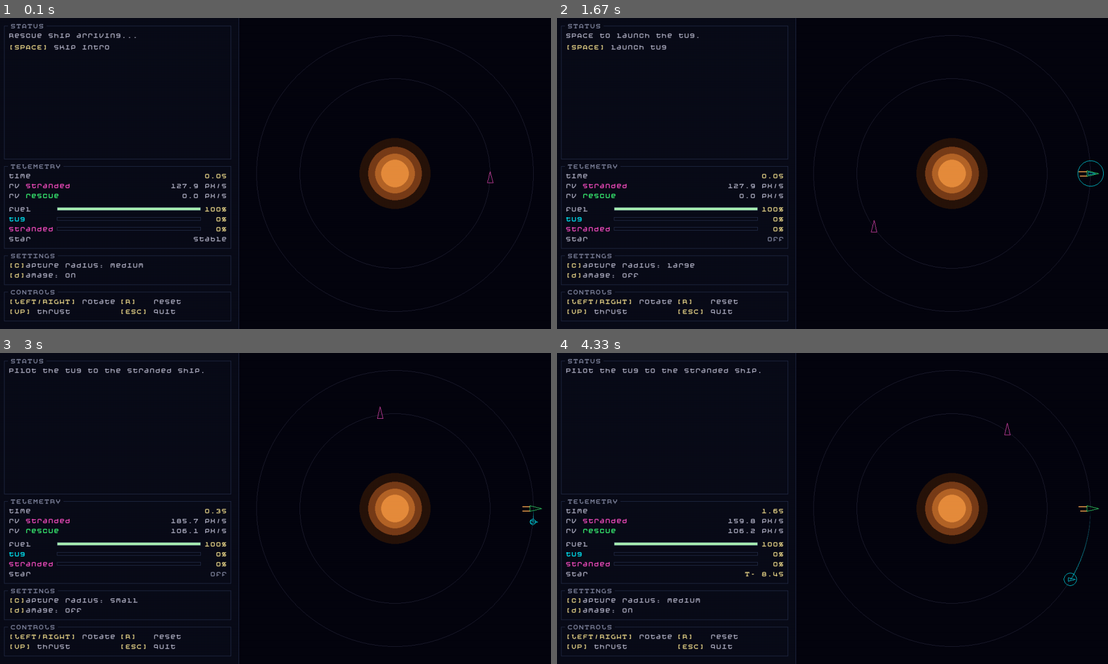
Above: before the commit, frames 1-4 (two rows, left to right).
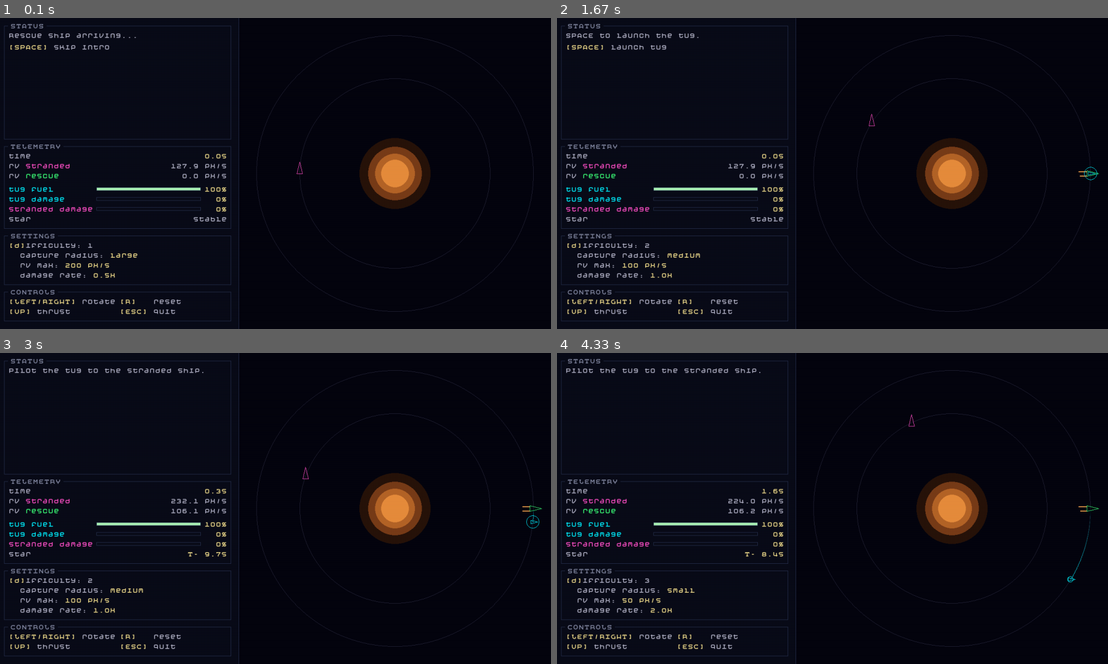
Above: after the commit, the same moments.

Repository: galtay/pygame-library
Game: pygame game, started from games/orbital_rescue/main.py
Two runs of this game, one before a commit and one after it. Both use one fixed random seed, a clock stepped at 60 frames per second and the inputs below.
Inputs:
- Up to frame 1 (0.1 s): no input
- Up to frame 2 (1.67 s): tap D at 0.33 s; hold R 0.67-1.2 s; hold C from 1.23 s (still down)
- Up to frame 3 (3 s): release C at 1.77 s; hold C 1.8-2.33 s; tap R at 2.37 s; tap Space at 2.7 s
- Up to frame 4 (4.33 s): tap C at 3.03 s; tap D at 3.37 s

The runs differ from the first frame. In frame 1, 3.0% of the frame differs, in the area x 0-90%, y 38-84%; in frame 2, 3.0%; in frame 3, 3.0%; in frame 4, 3.1%, in the area x 0-95%, y 19-84%.

Commit message:
Score by mission time, scaled-difficulty damage, cleaner labels
Score is now the mission time itself — fastest run wins. The rescue
report opens with `score: <time>` in green; the redundant "mission
time" line and the prior 0–1000 resource-average formula are gone.

Damage on/off is replaced by a per-difficulty rate multiplier
(0.5×/1.0×/2.0×) that scales TUG_DAMAGE_RATE and STRANDED_DAMAGE_RATE
together. Flares always fire after the instability delay; only the
rate varies. The [d] key now cycles a single difficulty preset that
combines capture radius, rv-max threshold, and damage rate; [c] and
[v] keys are gone. Default starts at level 1 (most forgiving).

Other refinements: stranded ship spawns at a fixed angle (opposite
the rescue ship) so per-mission timing comparisons are meaningful;
Shift+R hard-resets back through the arrival animation and briefing
(undocumented debug key); telemetry meter labels read "tug fuel",
"tug damage", "stranded damage"; rescue report adds fuel-used and
per-ship damage taken; solar-flare field is now a deeper red and
slightly more transparent so orbit guides remain readable.

Co-Authored-By: Claude Opus 4.7 (1M context) <noreply@anthropic.com>

Diff:
--- a/games/orbital_rescue/constants.py
+++ b/games/orbital_rescue/constants.py
@@ -80,6 +80,9 @@
                                      # game-driven docking and returning
                                      # animations (DOCKED, RETURNING)
 STRANDED_FACING = -math.pi / 2       # disabled vessel — fixed pointing "up"
+# Stranded ship starts opposite the rescue ship every mission so timing/score
+# comparisons across attempts are meaningful.
+STRANDED_START_ANGLE = math.pi
 
 CAPTURE_RADII: dict[str, float] = {
     "small": 7.0,
@@ -87,6 +90,26 @@
     "large": 30.0,
 }
 CAPTURE_CYCLE: tuple[str, ...] = ("small", "medium", "large")
+
+# Maximum impact speed allowed at either dock — exceeding it is a hard fail.
+# Cycled by the [v] settings key.
+DOCK_SPEED_LIMITS: dict[str, float] = {
+    "lenient": 200.0,
+    "standard": 100.0,
+    "strict": 50.0,
+}
+DOCK_SPEED_CYCLE: tuple[str, ...] = ("lenient", "standard", "strict")
+
+# Combined difficulty: a single [d] key cycles the three values together.
+# Level 1 = forgiving, level 3 = unforgiving. damage_mult scales both
+# TUG_DAMAGE_RATE and STRANDED_DAMAGE_RATE proportionally — flares always
+# fire after the delay, the rate just varies.
+DIFFICULTY_PRESETS: dict[str, dict[str, str | float]] = {
+    "1": {"capture": "large", "rv_max": "lenient", "damage_mult": 0.5},
+    "2": {"capture": "medium", "rv_max": "standard", "damage_mult": 1.0},
+    "3": {"capture": "small", "rv_max": "strict", "damage_mult": 2.0},
+}
+DIFFICULTY_CYCLE: tuple[str, ...] = ("1", "2", "3")
 
 TUG_THRUST = 288.0                     # px/s²  (old 0.08 px/frame² × 60²)
 TUG_ROT_SPEED = math.radians(180.0)    # rad/s  (old 3°/frame × 60)
--- a/games/orbital_rescue/game.py
+++ b/games/orbital_rescue/game.py
@@ -21,7 +21,6 @@
 
 import asyncio
 import math
-import random
 from collections import deque
 from dataclasses import dataclass
 from enum import Enum, auto
@@ -68,10 +67,6 @@
     vel = circular_orbit_velocity(constants.RESCUE_ORBIT_RADIUS, 0.0)
     facing = math.atan2(constants.RESCUE_POS[1] - constants.STAR_POS[1], constants.RESCUE_POS[0] - constants.STAR_POS[0])
     return pos, vel, facing
-
-
-def random_stranded_angle() -> float:
-    return random.uniform(0.0, 2 * math.pi)
 
 
 BRIEFING_TITLE = "MISSION BRIEFING"
@@ -167,13 +162,15 @@
 
     @classmethod
     def new(cls, *, with_arrival: bool = False) -> "GameState":
-        """Fresh game: tug parked on the rescue ship, stranded ship at a random phase.
+        """Fresh game: tug parked on the rescue ship, stranded ship at the
+        fixed start angle (opposite the rescue ship) so per-mission timing
+        and score comparisons are meaningful.
 
         `with_arrival=True` runs the intro animation; reset (R) uses the
         default so the player jumps straight to the settled state.
         """
         pos, _vel, facing = tug_launch_orbit()
-        stranded_angle = random_stranded_angle()
+        stranded_angle = constants.STRANDED_START_ANGLE
         return cls(
             state=State.ARRIVING if with_arrival else State.PARKED,
             tug_pos=pos,
@@ -243,7 +240,8 @@
     inp: InputFrame,
     capture_radius: float,
     stranded_omega: float,
-    stellar_damage_on: bool,
+    damage_mult: float,
+    dock_speed_limit: float,
 ) -> None:
     """Advance the game world by one fixed simulation step (`dt` seconds)."""
     if gs.state in (State.OUTBOUND, State.DOCKED, State.HOMEBOUND, State.RETURNING):
@@ -254,11 +252,11 @@
     elif gs.state is State.PARKED:
         _advance_stranded(gs, dt, stranded_omega)
     elif gs.state is State.OUTBOUND:
-        _tick_outbound(gs, dt, inp, capture_radius, stranded_omega, stellar_damage_on)
+        _tick_outbound(gs, dt, inp, capture_radius, stranded_omega, damage_mult, dock_speed_limit)
     elif gs.state is State.DOCKED:
-        _tick_docked(gs, dt, stranded_omega, stellar_damage_on)
+        _tick_docked(gs, dt, stranded_omega, damage_mult)
     elif gs.state is State.HOMEBOUND:
-        _tick_homebound(gs, dt, inp, capture_radius, stellar_damage_on)
+        _tick_homebound(gs, dt, inp, capture_radius, damage_mult, dock_speed_limit)
     elif gs.state is State.RETURNING:
         _tick_returning(gs, dt)
     # WON, FAILED — no-op
@@ -277,34 +275,35 @@
     inp: InputFrame,
     capture_radius: float,
     stranded_omega: float,
-    stellar_damage_on: bool,
+    damage_mult: float,
+    dock_speed_limit: float,
 ) -> None:
     _advance_stranded(gs, dt, stranded_omega)
     _apply_pilot_input(gs, dt, inp)
     if _hit_star(gs):
         _fail(gs, "Crashed the tug into the star.")
         return
-    if _flares_active(gs, stellar_damage_on):
-        tug_maxed, stranded_maxed = _accumulate_damage(gs, dt)
+    if _flares_active(gs):
+        tug_maxed, stranded_maxed = _accumulate_damage(gs, dt, damage_mult)
         if tug_maxed:
             _fail(gs, "Tug destroyed by solar flares.")
             return
         if stranded_maxed:
             _fail(gs, "Stranded vessel lost to solar flares.")
             return
-    if _captured_stranded(gs, capture_radius):
+    if _captured_stranded(gs, capture_radius, dock_speed_limit):
         return
     if _piloting_lost(gs):
         _fail(gs, "Tug lost in space.")
 
 
 def _tick_docked(
-    gs: GameState, dt: float, stranded_omega: float, stellar_damage_on: bool
+    gs: GameState, dt: float, stranded_omega: float, damage_mult: float
 ) -> None:
     _advance_stranded(gs, dt, stranded_omega)
     gs.phase_anim_elapsed += dt
-    if _flares_active(gs, stellar_damage_on):
-        tug_maxed, stranded_maxed = _accumulate_damage(gs, dt)
+    if _flares_active(gs):
+        tug_maxed, stranded_maxed = _accumulate_damage(gs, dt, damage_mult)
         if tug_maxed:
             _fail(gs, "Tug destroyed by solar flares.")
             return
@@ -318,22 +317,23 @@
     dt: float,
     inp: InputFrame,
     capture_radius: float,
-    stellar_damage_on: bool,
+    damage_mult: float,
+    dock_speed_limit: float,
 ) -> None:
     _apply_pilot_input(gs, dt, inp)
     gs.stranded_pos = gs.tug_pos
     if _hit_star(gs):
         _fail(gs, "Crashed on the way home.")
         return
-    if _flares_active(gs, stellar_damage_on):
-        tug_maxed, stranded_maxed = _accumulate_damage(gs, dt)
+    if _flares_active(gs):
+        tug_maxed, stranded_maxed = _accumulate_damage(gs, dt, damage_mult)
         if tug_maxed:
             _fail(gs, "Tug destroyed by solar flares.")
             return
         if stranded_maxed:
             _fail(gs, "Stranded vessel lost to solar flares.")
             return
-    if _captured_rescue(gs, capture_radius):
+    if _captured_rescue(gs, capture_radius, dock_speed_limit):
         return
     if _piloting_lost(gs):
         _fail(gs, "Lost on the way home.")
@@ -372,9 +372,9 @@
     return pdx * pdx + pdy * pdy <= constants.STAR_RADIUS * constants.STAR_RADIUS
 
 
-def _flares_active(gs: GameState, stellar_damage_on: bool) -> bool:
-    """True iff stellar flares are currently damaging ships (post-delay)."""
-    return stellar_damage_on and gs.mission_elapsed >= constants.INSTABILITY_DELAY
+def _flares_active(gs: GameState) -> bool:
+    """True iff stellar flares are currently active (post-instability-delay)."""
+    return gs.mission_elapsed >= constants.INSTABILITY_DELAY
 
 
 def _flare_intensity(gs: GameState) -> float:
@@ -385,24 +385,24 @@
     return min(1.0, (gs.mission_elapsed - constants.INSTABILITY_DELAY) / constants.INSTABILITY_FADE)
 
 
-def _accumulate_damage(gs: GameState, dt: float) -> tuple[bool, bool]:
+def _accumulate_damage(gs: GameState, dt: float, damage_mult: float) -> tuple[bool, bool]:
     """Tick radiation damage on both ships using their own positions and a
-    single danger radius. The hardened tug accumulates much more slowly
-    than the unshielded stranded vessel at the same radius. Returns
-    (tug_maxed, stranded_maxed)."""
+    single danger radius. Both rates are scaled by the difficulty's
+    damage_mult; the hardened tug already takes damage 3x slower than the
+    stranded vessel at baseline. Returns (tug_maxed, stranded_maxed)."""
     danger_sq = constants.DAMAGE_DANGER_RADIUS * constants.DAMAGE_DANGER_RADIUS
     sx, sy = constants.STAR_POS
     tdx, tdy = gs.tug_pos[0] - sx, gs.tug_pos[1] - sy
     if tdx * tdx + tdy * tdy < danger_sq:
         gs.tug_damage = min(
             constants.DAMAGE_CAPACITY,
-            gs.tug_damage + constants.TUG_DAMAGE_RATE * dt,
+            gs.tug_damage + constants.TUG_DAMAGE_RATE * damage_mult * dt,
         )
     sdx, sdy = gs.stranded_pos[0] - sx, gs.stranded_pos[1] - sy
     if sdx * sdx + sdy * sdy < danger_sq:
         gs.stranded_damage = min(
             constants.DAMAGE_CAPACITY,
-            gs.stranded_damage + constants.STRANDED_DAMAGE_RATE * dt,
+            gs.stranded_damage + constants.STRANDED_DAMAGE_RATE * damage_mult * dt,
         )
     return (
         gs.tug_damage >= constants.DAMAGE_CAPACITY,
@@ -445,13 +445,21 @@
     gs.state = State.FAILED
 
 
-def _captured_stranded(gs: GameState, capture_radius: float) -> bool:
+def _captured_stranded(
+    gs: GameState, capture_radius: float, dock_speed_limit: float
+) -> bool:
+    """Returns True iff a state transition occurred (DOCKED on a clean dock,
+    FAILED if impact speed exceeded the dock_speed_limit hard fail)."""
     dx = gs.tug_pos[0] - gs.stranded_pos[0]
     dy = gs.tug_pos[1] - gs.stranded_pos[1]
     if dx * dx + dy * dy > capture_radius * capture_radius:
         return False
     stranded_vel = circular_orbit_velocity(constants.STRANDED_ORBIT_RADIUS, gs.stranded_angle)
-    gs.rv_stranded_at_lock = _relative_speed(gs.tug_vel, stranded_vel)
+    impact = _relative_speed(gs.tug_vel, stranded_vel)
+    gs.rv_stranded_at_lock = impact
+    if impact > dock_speed_limit:
+        _fail(gs, "Hard dock — stranded vessel lost.")
+        return True
     gs.state = State.DOCKED
     gs.status = "Docked!"
     gs.phase_anim_elapsed = 0.0
@@ -464,13 +472,21 @@
     return True
 
 
-def _captured_rescue(gs: GameState, capture_radius: float) -> bool:
+def _captured_rescue(
+    gs: GameState, capture_radius: float, dock_speed_limit: float
+) -> bool:
+    """Returns True iff a state transition occurred (RETURNING on a clean
+    dock, FAILED if impact speed exceeded the dock_speed_limit hard fail)."""
     rdx = gs.tug_pos[0] - constants.RESCUE_POS[0]
     rdy = gs.tug_pos[1] - constants.RESCUE_POS[1]
     if rdx * rdx + rdy * rdy > capture_radius * capture_radius:
         return False
-    gs.rv_rescue_at_lock = _relative_speed(gs.tug_vel, (0.0, 0.0))
+    impact = _relative_speed(gs.tug_vel, (0.0, 0.0))
+    gs.rv_rescue_at_lock = impact
     gs.rv_rescue_locked = True
+    if impact > dock_speed_limit:
+        _fail(gs, "Hard dock — tug crashed on return.")
+        return True
     gs.state = State.RETURNING
     gs.status = "Returning to rescue ship..."
     gs.phase_anim_elapsed = 0.0
@@ -490,11 +506,19 @@
 
 
 def _settings_lines(
-    capture_setting: str, stellar_damage: bool
+    difficulty: str,
 ) -> list[list[tuple[str, tuple[int, int, int]]]]:
+    """Settings readout: cyclable [d]ifficulty plus the three derived values."""
+    preset = constants.DIFFICULTY_PRESETS[difficulty]
+    capture = str(preset["capture"])
+    rv_setting = str(preset["rv_max"])
+    rv_limit = constants.DOCK_SPEED_LIMITS[rv_setting]
+    damage_mult = float(preset["damage_mult"])
     return [
-        [("[c]", constants.HUD_ACTION), (f"apture radius: {capture_setting}", constants.HUD)],
-        [("[d]", constants.HUD_ACTION), (f"amage: {'on' if stellar_damage else 'off'}", constants.HUD)],
+        [("[d]", constants.HUD_ACTION), (f"ifficulty: {difficulty}", constants.HUD)],
+        [("  capture radius: ", constants.HUD), (capture, constants.HUD_ACTION)],
+        [("  rv max: ", constants.HUD), (f"{rv_limit:.0f} px/s", constants.HUD_ACTION)],
+        [("  damage rate: ", constants.HUD), (f"{damage_mult:.1f}x", constants.HUD_ACTION)],
     ]
 
 
@@ -510,9 +534,11 @@
 def _rescue_report_body(
     gs: GameState,
 ) -> list[list[tuple[str, tuple[int, int, int]]]]:
-    """Body of the win-screen modal: mission duration + the two locked dock relative speeds."""
+    """Body of the win-screen modal: mission time (which is the score),
+    the two locked dock relative speeds, fuel used, and per-ship damage."""
+    fuel_used_pct = (constants.FUEL_CAPACITY - gs.fuel) / constants.FUEL_CAPACITY * 100
     return [
-        [("mission time: ", constants.HUD), (_format_mission_time(gs.mission_elapsed), constants.HUD_ACTION)],
+        [("score: ", constants.HUD), (_format_mission_time(gs.mission_elapsed), constants.HUD_OK)],
         [],
         [
             ("rv at ", constants.HUD),
@@ -523,6 +549,18 @@
             ("rv at ", constants.HUD),
             ("rescue", constants.RESCUE),
             (f" dock: {gs.rv_rescue_at_lock:5.1f} px/s", constants.HUD_ACTION),
+        ],
+        [],
+        [("fuel used: ", constants.HUD), (f"{int(round(fuel_used_pct))}%", constants.HUD_ACTION)],
+        [
+            ("damage to ", constants.HUD),
+            ("tug", constants.TUG),
+            (f": {int(round(gs.tug_damage))}%", constants.HUD_ACTION),
+        ],
+        [
+            ("damage to ", constants.HUD),
+            ("stranded", constants.STRANDED),
+            (f": {int(round(gs.stranded_damage))}%", constants.HUD_ACTION),
         ],
     ]
 
@@ -644,7 +682,6 @@
     rect: pygame.Rect,
     font: pygame.font.Font,
     gs: GameState,
-    stellar_damage_on: bool,
 ) -> None:
     """Sensor readouts: time, two relative velocities, fuel + two damage meters, star state."""
     _draw_section_frame(screen, rect, font, "TELEMETRY", constants.PANEL_HEADER)
@@ -685,36 +722,34 @@
 
     y += 8  # spacer between numerical readouts and meters
 
-    # Labels padded to a fixed width (8 chars) so all three bars start at the
-    # same x; ship-specific damage meters use ship colors so the panel reads
-    # at a glance.
+    # Labels padded to 15 chars so all three bars start at the same x. The
+    # label color identifies which ship the meter belongs to; the bar fill
+    # color indicates ok/bad state.
     fuel_pct = max(0.0, min(1.0, gs.fuel / constants.FUEL_CAPACITY))
     _draw_meter(
-        screen, font, x, y, w, "fuel    ", constants.HUD,
+        screen, font, x, y, w, "tug fuel       ", constants.TUG,
         fuel_pct, constants.HUD_OK, f"{int(round(fuel_pct * 100)):3d}%",
     )
     y += line_h
     tug_pct = max(0.0, min(1.0, gs.tug_damage / constants.DAMAGE_CAPACITY))
     _draw_meter(
-        screen, font, x, y, w, "tug     ", constants.TUG,
+        screen, font, x, y, w, "tug damage     ", constants.TUG,
         tug_pct, constants.HUD_BAD, f"{int(round(tug_pct * 100)):3d}%",
     )
     y += line_h
     str_pct = max(0.0, min(1.0, gs.stranded_damage / constants.DAMAGE_CAPACITY))
     _draw_meter(
-        screen, font, x, y, w, "stranded", constants.STRANDED,
+        screen, font, x, y, w, "stranded damage", constants.STRANDED,
         str_pct, constants.HUD_BAD, f"{int(round(str_pct * 100)):3d}%",
     )
     y += line_h
 
     # Star state: countdown to instability, then FLARES once it triggers.
     in_mission = gs.state in (State.OUTBOUND, State.DOCKED, State.HOMEBOUND, State.RETURNING)
-    if not stellar_damage_on:
-        val_text, val_color = "off", constants.PANEL_HEADER
-    elif in_mission and gs.mission_elapsed < constants.INSTABILITY_DELAY:
+    if in_mission and gs.mission_elapsed < constants.INSTABILITY_DELAY:
         countdown = constants.INSTABILITY_DELAY - gs.mission_elapsed
         val_text, val_color = f"T-{countdown:4.1f}s", constants.HUD_ACTION
-    elif _flares_active(gs, stellar_damage_on):
+    elif _flares_active(gs):
         val_text, val_color = "FLARES", constants.HUD_BAD
     else:
         val_text, val_color = "stable", constants.HUD
@@ -795,13 +830,12 @@
     screen: pygame.Surface,
     rect: pygame.Rect,
     font: pygame.font.Font,
-    capture_setting: str,
-    stellar_damage: bool,
+    difficulty: str,
 ) -> None:
     _draw_section_frame(screen, rect, font, "SETTINGS", constants.PANEL_HEADER)
     x, y, _w = _box_inner(rect)
     line_h = font.get_height() + 2
-    for segs in _settings_lines(capture_setting, stellar_damage):
+    for segs in _settings_lines(difficulty):
         s = render.render_key_line(font, segs)
         screen.blit(s, (x, y))
         y += line_h
@@ -837,8 +871,7 @@
     font: pygame.font.Font,
     title_font: pygame.font.Font,
     gs: GameState,
-    capture_setting: str,
-    stellar_damage: bool,
+    difficulty: str,
     briefing_visible: bool,
 ) -> None:
     panel_w = constants.SIDE_PANEL_WIDTH
@@ -858,9 +891,10 @@
     box_overhead = _BOX_PAD_TOP + _BOX_PAD_BOT + 2
 
     # Telemetry: 7 content lines (time, two rv, three meters, star) + 8 px
-    # spacer between the numerical readouts and the meter bars.
+    # spacer between the numerical readouts and the meter bars. Settings
+    # has 4 lines (difficulty + three derived readouts).
     telemetry_h = box_overhead + line_h * 7 + 8
-    settings_h = box_overhead + line_h * 2
+    settings_h = box_overhead + line_h * 4
     controls_h = box_overhead + line_h * 2
     section_gap = 16
 
@@ -875,11 +909,11 @@
     y += mission_h + section_gap
 
     telemetry_rect = pygame.Rect(x, y, inner_w, telemetry_h)
-    _draw_telemetry_section(screen, telemetry_rect, font, gs, stellar_damage)
+    _draw_telemetry_section(screen, telemetry_rect, font, gs)
     y += telemetry_h + section_gap
 
     settings_rect = pygame.Rect(x, y, inner_w, settings_h)
-    _draw_settings_section(screen, settings_rect, font, capture_setting, stellar_damage)
+    _draw_settings_section(screen, settings_rect, font, difficulty)
     y += settings_h + section_gap
 
     controls_rect = pygame.Rect(x, y, inner_w, controls_h)
@@ -893,8 +927,7 @@
     gs: GameState,
     thrusting: bool,
     capture_radius: float,
-    capture_setting: str,
-    stellar_damage: bool,
+    difficulty: str,
     briefing_visible: bool,
 ) -> None:
     cam = render.Camera(gs.view_zoom)
@@ -903,11 +936,10 @@
     # out of the side panel.
     screen.set_clip(pygame.Rect(*constants.VIEWPORT_RECT))
     render.draw_background(screen, cam)
-    if stellar_damage:
-        intensity = _flare_intensity(gs)
-        if intensity > 0.0:
-            t_wall = pygame.time.get_ticks() / 1000.0
-            render.draw_radiation_zone(screen, cam, t_wall, intensity)
+    intensity = _flare_intensity(gs)
+    if intensity > 0.0:
+        t_wall = pygame.time.get_ticks() / 1000.0
+        render.draw_radiation_zone(screen, cam, t_wall, intensity)
     render.draw_trail(screen, gs.tug_trail, cam)
     rescue_pos = rescue_ship_position(gs.arrival_progress)
     render.draw_rescue_ship(screen, rescue_pos, cam)
@@ -990,7 +1022,7 @@
 
     screen.set_clip(None)
 
-    _draw_side_panel(screen, font, title_font, gs, capture_setting, stellar_damage, briefing_visible)
+    _draw_side_panel(screen, font, title_font, gs, difficulty, briefing_visible)
 
 
 async def run() -> None:
@@ -1003,8 +1035,7 @@
     title_font = pygame.font.Font(font_path, 22)
 
     stranded_omega = circular_orbit_angular_speed(constants.STRANDED_ORBIT_RADIUS)
-    capture_setting = "medium"
-    stellar_damage = True
+    difficulty = "1"
     briefing_dismissed = False
     gs = GameState.new(with_arrival=True)
     accumulator = 0.0
@@ -1021,14 +1052,17 @@
                 if event.key == pygame.K_ESCAPE:
                     running = False
                 elif event.key == pygame.K_r:
-                    gs = GameState.new()
-                    briefing_dismissed = True
+                    # Shift+R: hard reset to the start (arrival + briefing
+                    # again). Plain R: quick retry from PARKED. Shift+R is
+                    # intentionally not surfaced in the controls block —
+                    # it's a debugging convenience.
+                    hard = bool(event.mod & pygame.KMOD_SHIFT)
+                    gs = GameState.new(with_arrival=hard)
+                    briefing_dismissed = not hard
                     accumulator = 0.0
-                elif event.key == pygame.K_c:
-                    i = constants.CAPTURE_CYCLE.index(capture_setting)
-                    capture_setting = constants.CAPTURE_CYCLE[(i + 1) % len(constants.CAPTURE_CYCLE)]
                 elif event.key == pygame.K_d:
-                    stellar_damage = not stellar_damage
+                    i = constants.DIFFICULTY_CYCLE.index(difficulty)
+                    difficulty = constants.DIFFICULTY_CYCLE[(i + 1) % len(constants.DIFFICULTY_CYCLE)]
                 elif event.key == pygame.K_SPACE:
                     if gs.state is State.ARRIVING:
                         gs.finish_arrival()
@@ -1048,14 +1082,17 @@
             right=piloting and keys[pygame.K_RIGHT],
             thrust=piloting and keys[pygame.K_UP],
         )
-        capture_radius = constants.CAPTURE_RADII[capture_setting]
+        preset = constants.DIFFICULTY_PRESETS[difficulty]
+        capture_radius = constants.CAPTURE_RADII[str(preset["capture"])]
+        dock_speed_limit = constants.DOCK_SPEED_LIMITS[str(preset["rv_max"])]
+        damage_mult = float(preset["damage_mult"])
 
         while accumulator >= constants.DT_SIM:
-            simulate(gs, constants.DT_SIM, inp, capture_radius, stranded_omega, stellar_damage)
+            simulate(gs, constants.DT_SIM, inp, capture_radius, stranded_omega, damage_mult, dock_speed_limit)
             accumulator -= constants.DT_SIM
 
         briefing_visible = gs.state is State.PARKED and not briefing_dismissed
-        draw(screen, font, title_font, gs, inp.thrust, capture_radius, capture_setting, stellar_damage, briefing_visible)
+        draw(screen, font, title_font, gs, inp.thrust, capture_radius, difficulty, briefing_visible)
         pygame.display.flip()
         await asyncio.sleep(0)
 
--- a/games/orbital_rescue/render.py
+++ b/games/orbital_rescue/render.py
@@ -166,12 +166,14 @@
 # because there are no competing line strokes. Sized in fractions of
 # STRANDED_ORBIT_RADIUS so the field always stays inside the orbit guide.
 _FLARE_LAYERS: tuple[tuple[float, float, int, float, tuple[int, int, int]], ...] = (
-    # (r_ratio, amp_ratio, lobes, phase_speed, base_rgb) — outer→inner
-    (0.92, 0.040, 9, +0.45, (255, 210, 110)),
-    (0.78, 0.055, 7, -0.55, (255, 170,  80)),
-    (0.62, 0.070, 5, +0.65, (255, 130,  60)),
-    (0.45, 0.080, 4, -0.80, (255,  95,  45)),
-    (0.28, 0.100, 3, +1.00, (255,  60,  40)),
+    # (r_ratio, amp_ratio, lobes, phase_speed, base_rgb) — outer→inner.
+    # All-red gradient: rose-red at the outer edge deepening to bright red
+    # near the star.
+    (0.92, 0.040, 9, +0.45, (255, 110,  90)),
+    (0.78, 0.055, 7, -0.55, (255,  85,  65)),
+    (0.62, 0.070, 5, +0.65, (255,  65,  50)),
+    (0.45, 0.080, 4, -0.80, (255,  50,  40)),
+    (0.28, 0.100, 3, +1.00, (255,  40,  30)),
 )
 
 
@@ -199,7 +201,7 @@
         amp = r_max_screen * a_ratio
         phase = t * speed
         # Each layer breathes: alpha pulses with a slow sine, scaled by intensity.
-        alpha = int((36 + 14 * math.sin(t * 1.7 + lobes * 0.4)) * intensity)
+        alpha = int((26 + 10 * math.sin(t * 1.7 + lobes * 0.4)) * intensity)
         if alpha <= 0:
             continue
         color = (base[0], base[1], base[2], max(0, min(255, alpha)))
